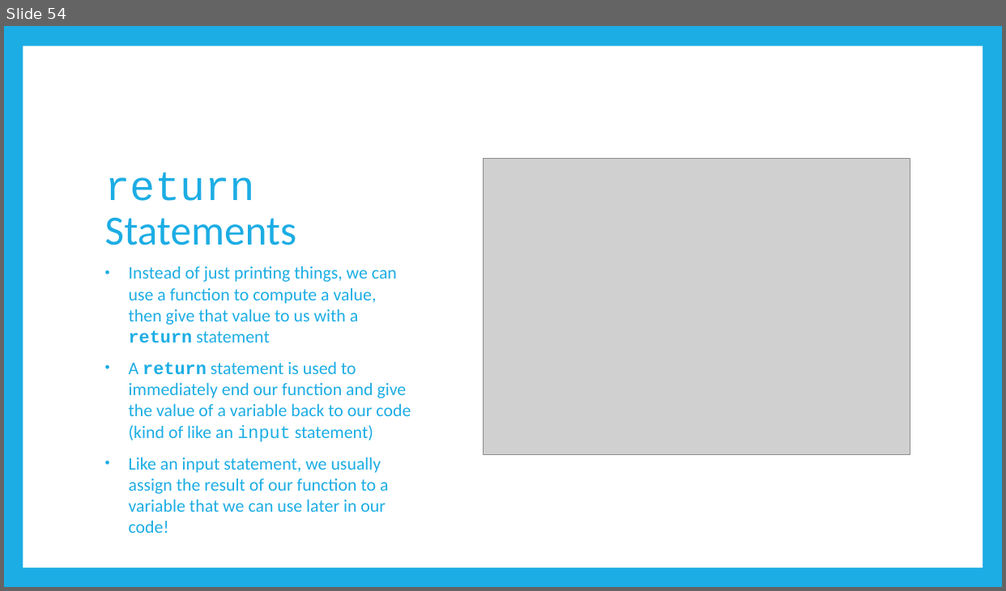
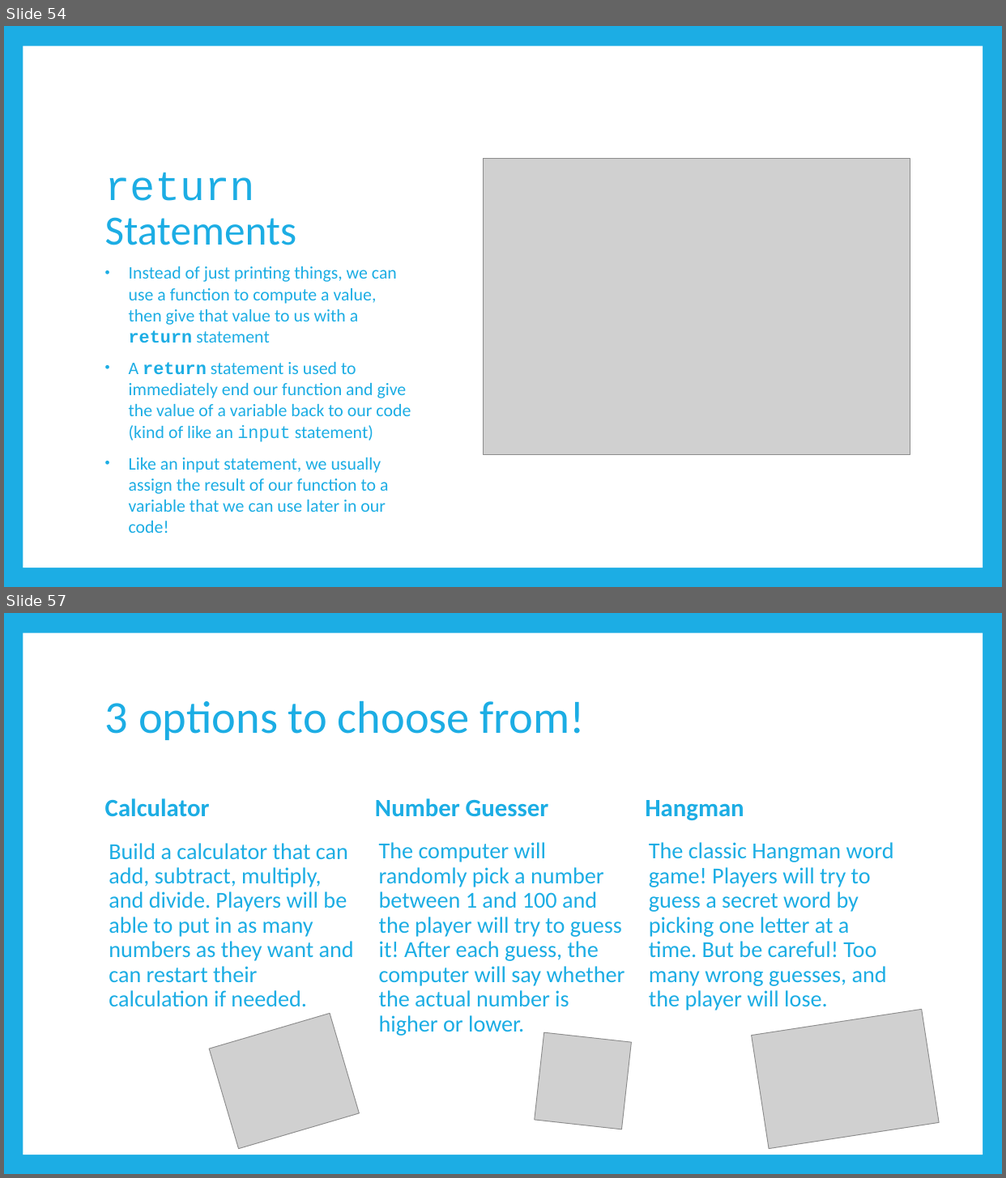
Before and after one commit to TristinSchlauch11/code-ninjas-python, a slide deck: Intro to Python.pptx. Shown one above the other, each under a label of ours: slide 54 before the commit, slides 54 and 57 after it; the slides between them are not shown. The pictures are 1006x591 and 1006x1178 pixels, drawn with LibreOffice and Linux fonts; fonts in the diff are those of the drawing; grey boxes stand for pictures. Boxes give left, top, right and bottom in pixels: in the first picture for what was removed or moved away, otherwise in the second. Text is boxed around its words. In the diff, an @@ line names an element or a change of style, - is before the commit and + after.

```diff
--- a/Intro to Python.pptx
+++ b/Intro to Python.pptx
@@ slide 57 added at (4,613,1002,1174), background #1CADE4; not listed: 1 template element that a slide beside it also shows @@
@@ title added at (105,700,585,740), 44 pt, text #1CADE4 @@
+3 options to choose from!
@@ text added at (105,798,210,817), 24 pt, text #1CADE4, bold @@
+Calculator
@@ text added at (375,798,549,817), 24 pt, text #1CADE4, bold @@
+Number Guesser
@@ text added at (645,800,744,821), 24 pt, text #1CADE4, bold @@
+Hangman
@@ text added at (108,843,354,1007), 22 pt, text #1CADE4 @@
+Build a calculator that can add, subtract, multiply, and divide. Players will be able to put in as many numbers as they want and can restart their calculation if needed.
@@ text added at (379,842,625,1036), 22 pt, text #1CADE4 @@
+The computer will randomly pick a number between 1 and 100 and the player will try to guess it! After each guess, the computer will say whether the actual number is higher or lower.
@@ text added at (649,842,894,1011), 22 pt, text #1CADE4 @@
+The classic Hangman word game! Players will try to guess a secret word by picking one letter at a time. But be careful! Too many wrong guesses, and the player will lose.
@@ picture added at (209,1014,359,1149) @@
@@ picture added at (752,1009,940,1148) @@
@@ picture added at (535,1033,632,1130) @@
```
Also in this commit, not shown: 1 slide changed, 3 other slides added.
